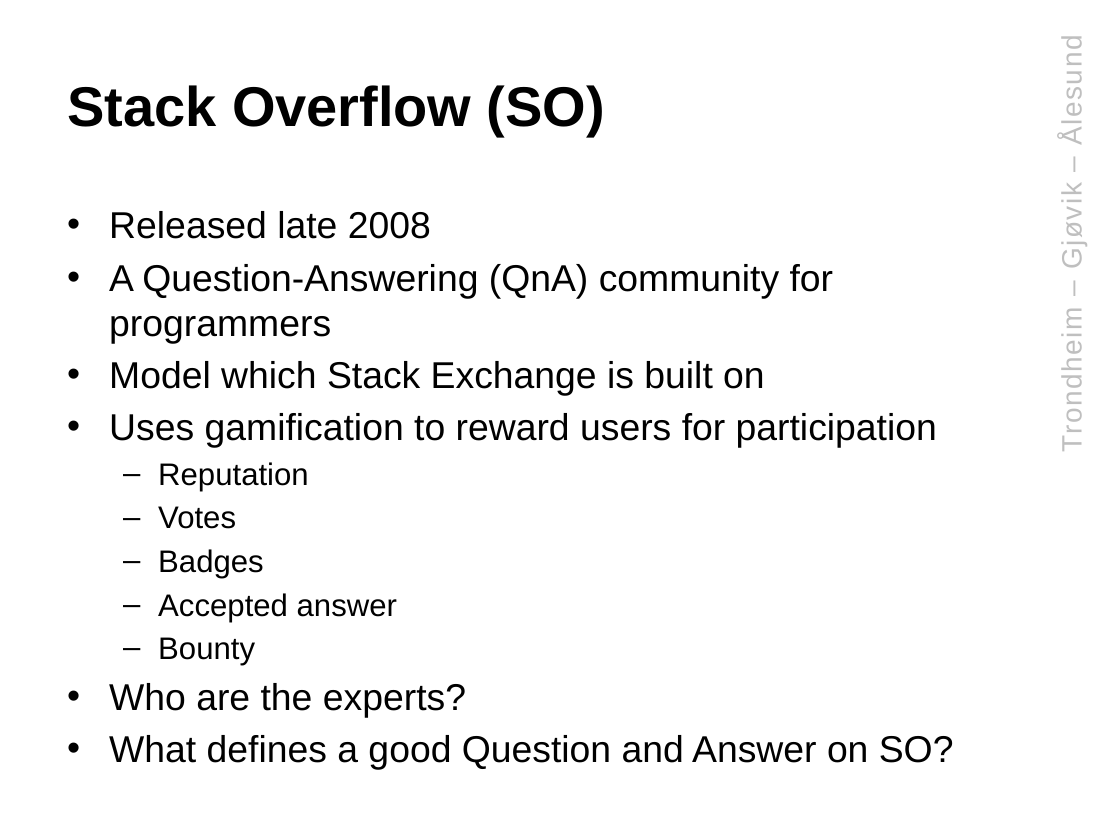
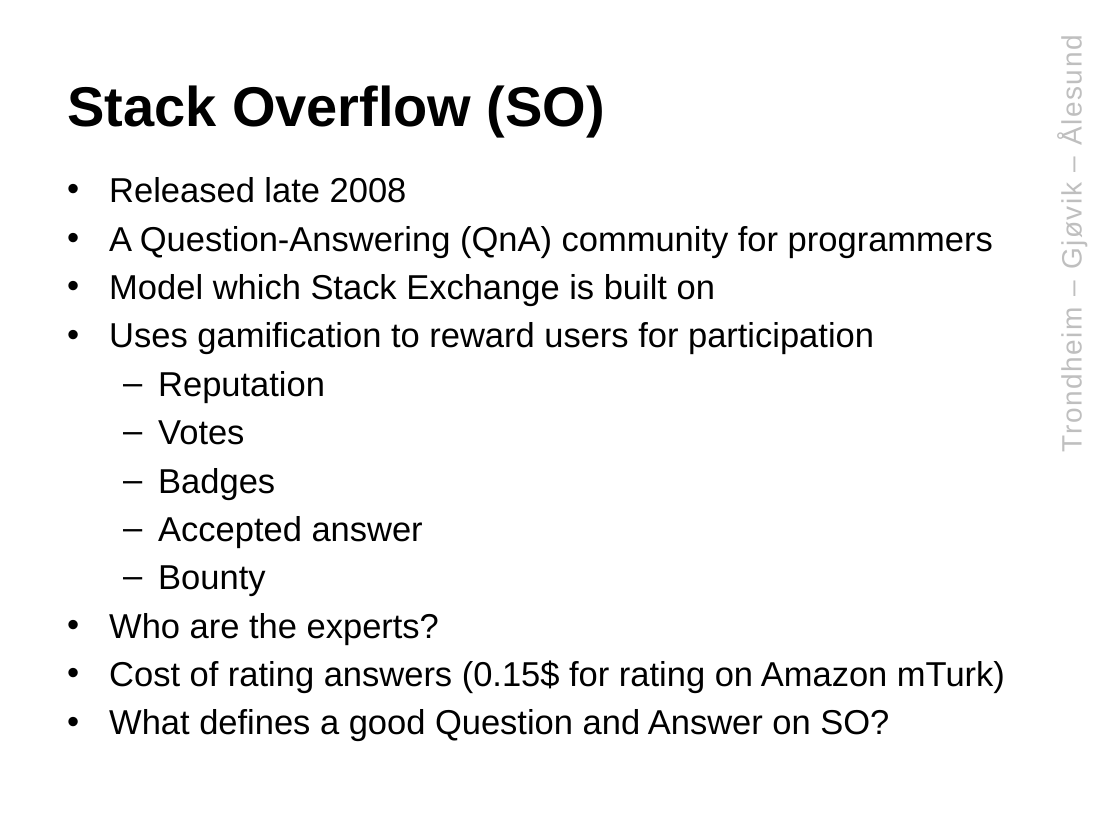
Before and after one commit to klAndersen/IMT4904_Msc_Presentation, a slide deck: slide 3 of IMT4904_Msc_Presentation.pptx. Drawn at 1120x840 pixels with LibreOffice and Linux fonts; fonts in the diff are those of the drawing; background and template pictures are left out. Boxes give left, top, right and bottom in pixels: in the first picture for what was removed or moved away, otherwise in the second. Text is boxed around its words. In the diff, an @@ line names an element or a change of style, - is before the commit and + after.

Commit message:
Cleaned up manuscript text
Cleaned up manuscript text, re-written some parts (e.g. Tags paragraph).
Also added rating and cost to the manuscript and to the ppt

```diff
--- a/IMT4904_Msc_Presentation.pptx
+++ b/IMT4904_Msc_Presentation.pptx
@@ text "Released late 2008": place and size @@
-text "Released late 2008" at box(109, 211, 954, 770)
+text "Released late 2008" at box(109, 177, 1005, 741)
@@ text at box(109, 177, 993, 741): size 24 to 22.2 pt in "Released late 2008", "A Question-Answering (QnA) community for programmers", "Model which Stack Exchange is built on", "Uses gamification to reward users for participation" and 2 more places; size 20 to 22.2 pt in "Reputation", "Votes", "Badges", "Accepted answer" and 1 more places @@
@@ text at box(109, 660, 1005, 693): paragraph added @@
+• Cost of rating answers (0.15$ for rating on Amazon mTurk)
```
Also in this commit, not shown: 1 other slide changed, 3 other files.
